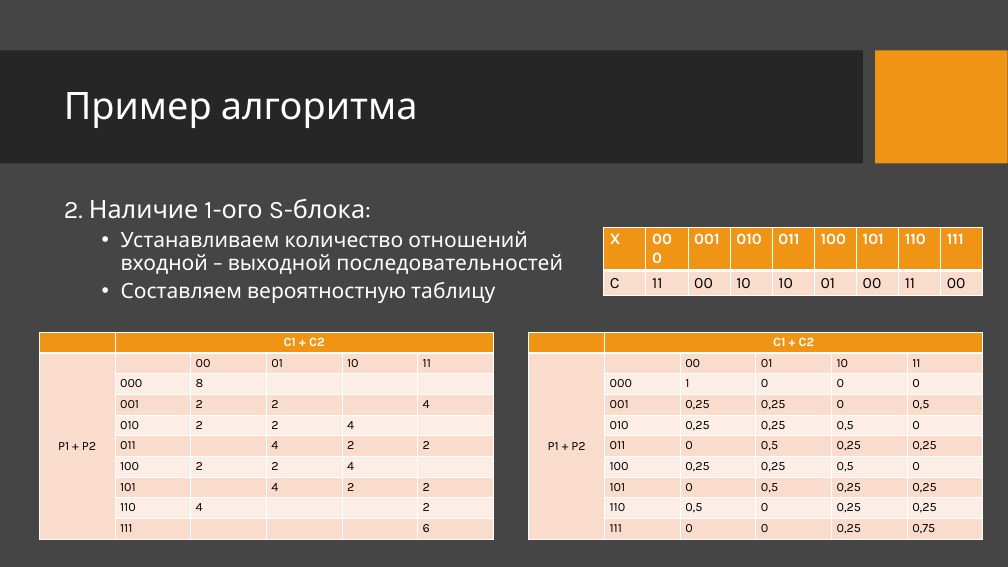
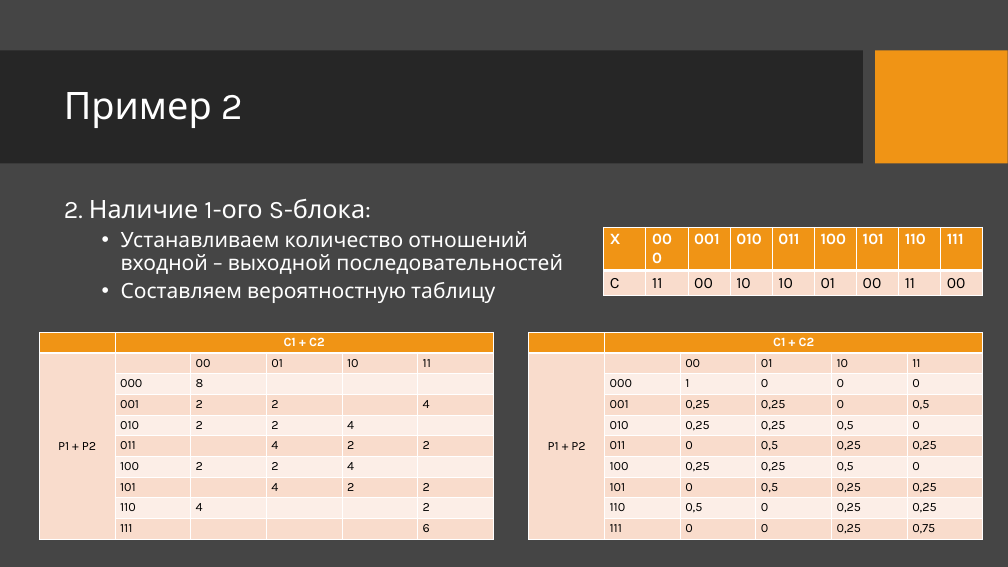
Before and after one commit to VladimirSolodilov/Programming, a slide deck: slide 7 of Дифференциальный криптоанализ.pptx. Drawn at 1008x567 pixels with LibreOffice and Linux fonts; fonts in the diff are those of the drawing; background and template pictures are left out. Boxes give left, top, right and bottom in pixels: in the first picture for what was removed or moved away, otherwise in the second. Text is boxed around its words. In the diff, an @@ line names an element or a change of style, - is before the commit and + after.

```diff
--- a/Дифференциальный криптоанализ.pptx
+++ b/Дифференциальный криптоанализ.pptx
@@ title at [64,92,243,128]: text changed @@
-Пример алгоритма
+Пример 2
```
Also in this commit, not shown: 2 other slides changed.
